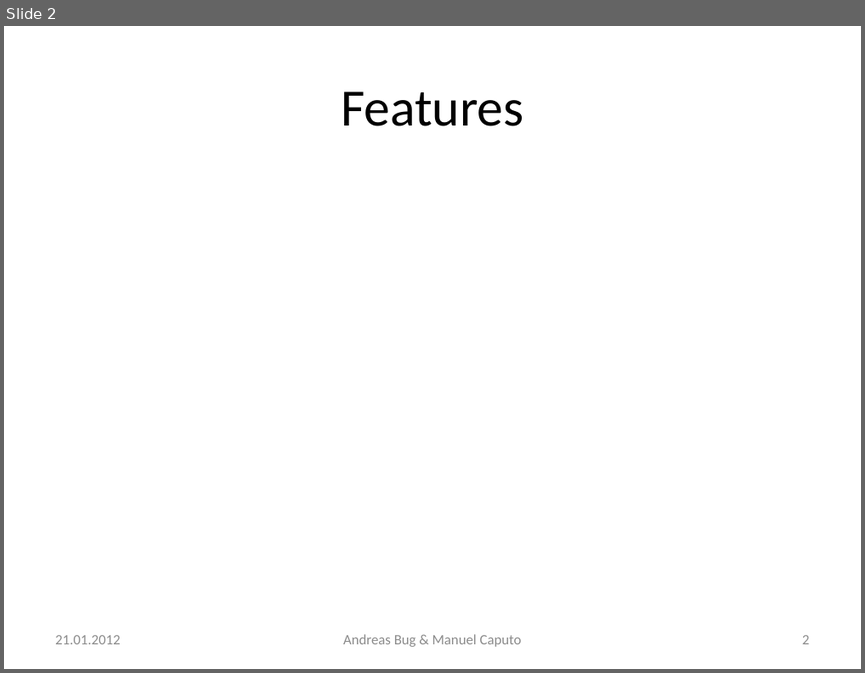
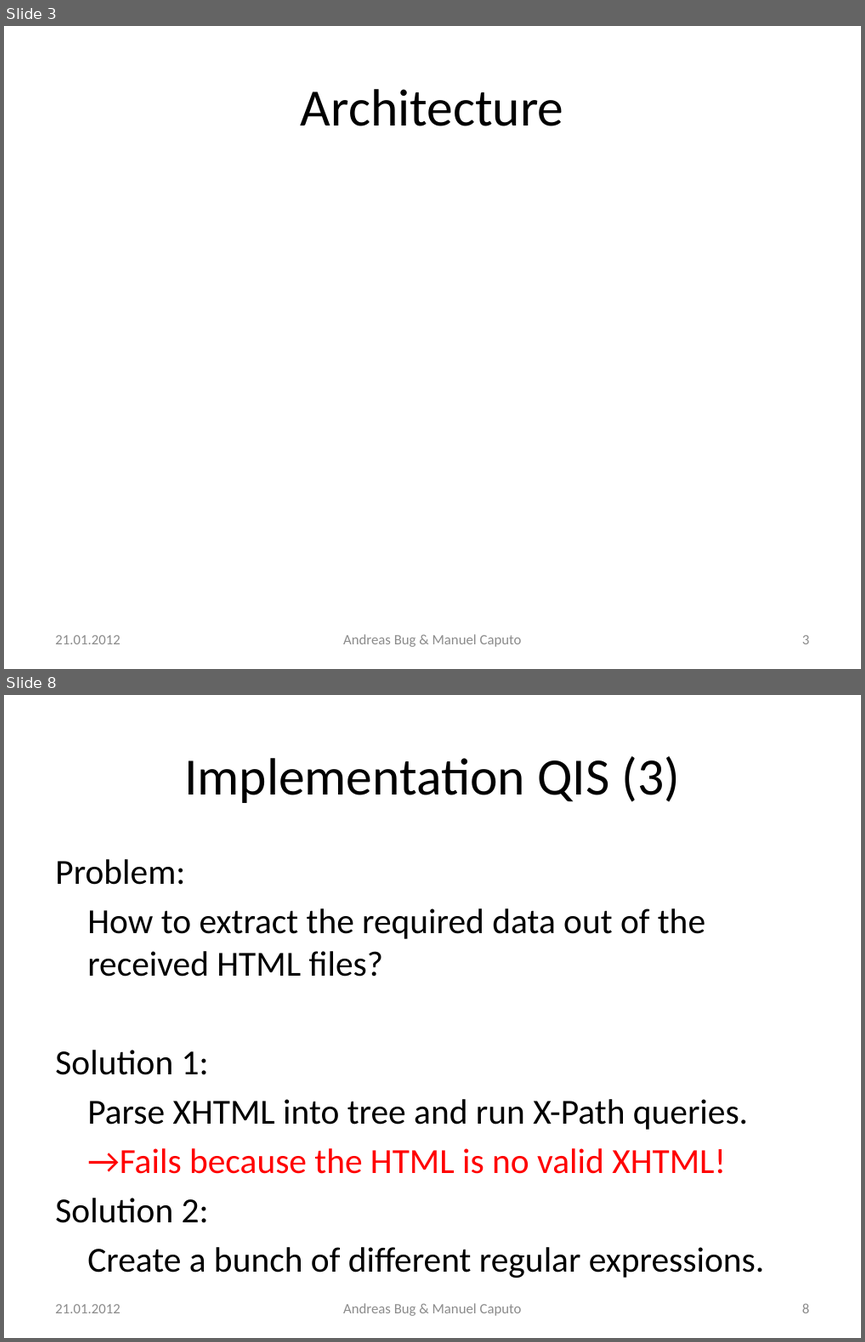
Before and after one commit to n0rf/htwg-grade-app, a slide deck: docs/notenapp-praesi.pptx. Shown one above the other, each under a label of ours: slide 2 before the commit, slides 3 and 8 after it; the slides between them are not shown. The pictures are 865x673 and 865x1342 pixels, drawn with LibreOffice and Linux fonts; fonts in the diff are those of the drawing. Boxes give left, top, right and bottom in pixels: in the first picture for what was removed or moved away, otherwise in the second. Text is boxed around its words. In the diff, an @@ line names an element or a change of style, - is before the commit and + after.

```diff
--- a/docs/notenapp-praesi.pptx
+++ b/docs/notenapp-praesi.pptx
@@ slide 8 added at <box>4,695,861,1338</box>, background #FFFFFF @@
@@ title added at <box>184,756,680,803</box>, 44 pt, text #000000 @@
+Implementation QIS (3)
@@ text added at <box>55,859,764,1277</box>, 29.6 pt, text #000000 @@
+Problem:
+How to extract the required data out of the received HTML files?
+Solution 1:
+Parse XHTML into tree and run X-Path queries.
+→Fails because the HTML is no valid XHTML!
+Solution 2:
+Create a bunch of different regular expressions.
@@ text added at <box>55,1304,120,1313</box>, 12 pt, text #8C8C8C @@
+21.01.2012
@@ text added at <box>343,1303,522,1315</box>, 12 pt, text #8C8C8C @@
+Andreas Bug & Manuel Caputo
@@ page number added at <box>802,1303,809,1313</box>, 12 pt, text #8C8C8C @@
+8
@@ what was slide 2 is now slide 3 @@
@@ slide 3 changed as well @@
@@ title at <box>301,89,563,126</box>: text changed @@
-Features
+Architecture
@@ page number at <box>802,635,809,644</box>: text changed @@
-2
+3
```
Also in this commit, not shown: 2 other slides changed, 6 other slides added, 1 slide removed.
